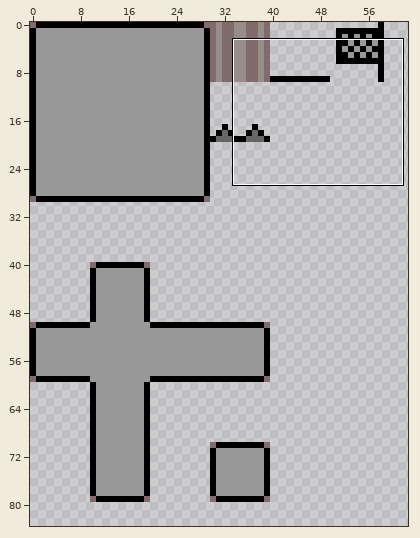
Sprite sheet: assets/tilesheet.png. The first picture is a wide view before the edit; the outline marks the close-up.
Close-up. First the earlier version:
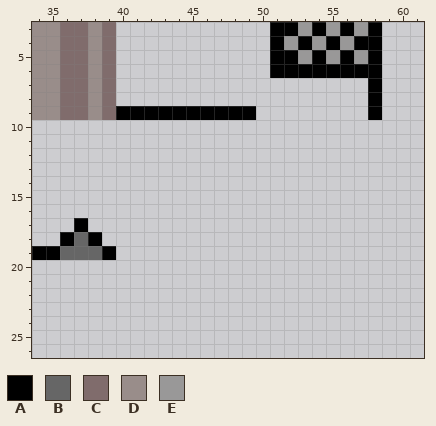
The file is 250x250 pixels. Colours within 5 levels of each other are drawn and written as one. Shown: x 34..61, y 3..26. The wide view leaves out empty margins.
Palette (. is transparent): A #000000  B #666666  C #806c6c  D #998d8a  E #999898
Pixels before, first column x 34:
 3 DDCCDC...........AAEAEAEA
 4 DDCCDC...........AEAEAEAA
 5 DDCCDC...........AAEAEAEA
 6 DDCCDC...........AAAAAAAA
 7 DDCCDC..................A
 8 DDCCDC..................A
 9 DDCCDCAAAAAAAAAA........A
10 .........................
11 .........................
12 .........................
13 .........................
14 .........................
15 .........................
16 .........................
17 ...A.....................
18 ..ABA....................
19 AABBBA...................
New version:
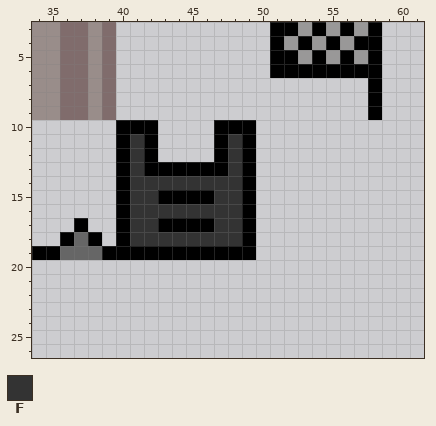
Colours new in this view: F #333333
Change:
Changed rows in their new state; - is an unchanged pixel.
first column x 40:
 9 ..........
10 AAA----AAA
11 AFA----AFA
12 AFA----AFA
13 AFAAAAAAFA
14 AFFFFFFFFA
15 AFFAAAAFFA
16 AFFFFFFFFA
17 AFFAAAAFFA
18 AFFFFFFFFA
19 AAAAAAAAAA
Boxes around the changes in both close-ups, in picture pixels (x1, y1, x2, y2):
changed: (116, 106, 256, 260)
